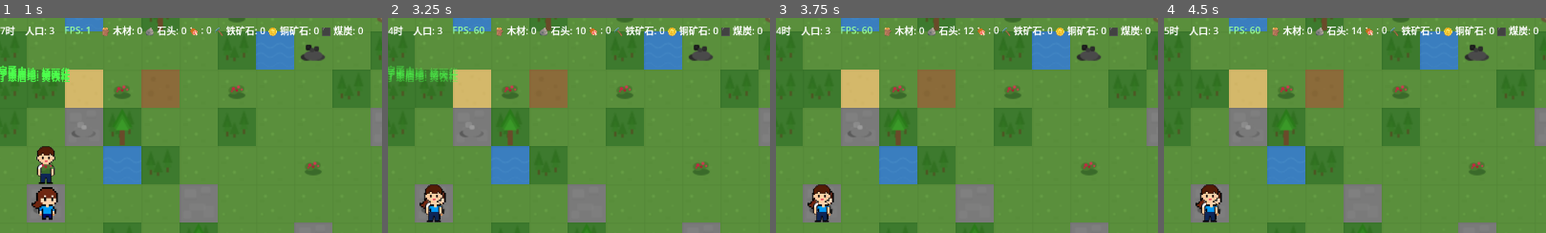
Above: before the commit, frames 1-4 (left to right).
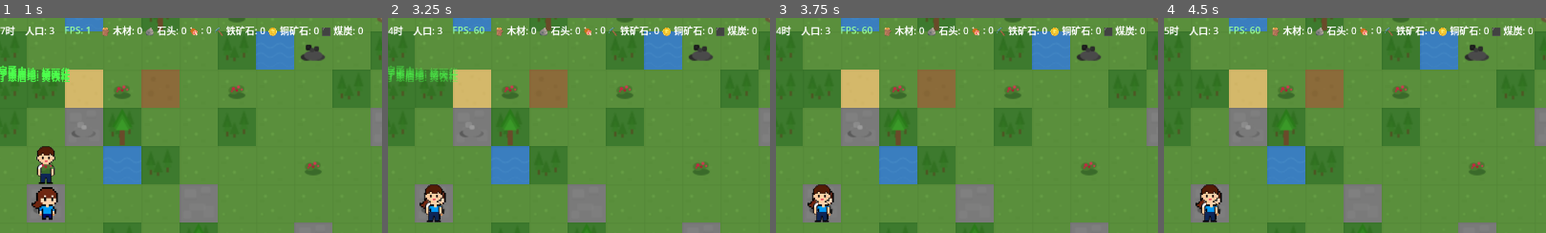
Above: after the commit, the same moments.

Repository: ZhanXuzhao/the-path-of-humanity
Game: Godot game, scene res://scenes/game.tscn
Same seed, same stepped clock (60 frames per second), same inputs: the game is played once before the commit and once after it.
Inputs:
- Up to frame 1 (1 s): click "×1" at 0.5 s
- Up to frame 2 (3.25 s): click "×2" at 1.25 s; click "×3" at 2 s; click "×5" at 2.75 s
- Up to frame 3 (3.75 s): click "⏸" at 3.5 s
- Up to frame 4 (4.5 s): click "▶" at 4.25 s
The pictures show only the part of the screen within x 6-56%, y 0-50%; the shares and areas given below are measured in that part.

Frame 1 is identical in both runs. In frame 2, 1.5% of the frame differs, in the area x 49-98%, y 3-9%; in frame 3, 1.5%; in frame 4, 1.5%.

Commit message:
feat: 定居者负重、自动存储、睡眠进食与置物架查看
- 采集物品先入背包，超重时自动存入附近置物架/仓库
- 无置物架则上交全局资源池
- 人物死亡时背包物品归还资源池
- 夜晚（18:00-6:00）空闲定居者自动去帐篷/房屋睡觉恢复精力
- 饥饿（饱食度<30）时按优先级：吃背包食物→置物架取食→采集浆果
- 左键点击置物架/仓库可查看物品列表与容量
- Esc 取消建筑选中状态
- 新增 SLEEPING/EATING 状态处理

Diff:
--- a/scenes/game.tscn
+++ b/scenes/game.tscn
@@ -196,6 +196,51 @@
 offset_right = 240.0
 offset_bottom = 84.0
 
+[node name="StoragePanel" type="Panel" parent="UI/HUD"]
+visible = false
+anchors_preset = 0
+offset_left = 8.0
+offset_top = 400.0
+offset_right = 260.0
+offset_bottom = 664.0
+theme_override_styles/panel = SubResource(2)
+
+[node name="ScrollContainer" type="ScrollContainer" parent="UI/HUD/StoragePanel"]
+offset_left = 4.0
+offset_top = 4.0
+offset_right = 248.0
+offset_bottom = 260.0
+
+[node name="VBox" type="VBoxContainer" parent="UI/HUD/StoragePanel/ScrollContainer"]
+offset_left = 0.0
+offset_top = 0.0
+offset_right = 240.0
+offset_bottom = 200.0
+
+[node name="NameLabel" type="Label" parent="UI/HUD/StoragePanel/ScrollContainer/VBox"]
+offset_right = 240.0
+offset_bottom = 24.0
+theme_override_constants/minimum_font_size = 18
+theme_override_colors/font_color = Color(0.6, 0.9, 0.6, 1)
+text = "置物架"
+
+[node name="CapacityLabel" type="Label" parent="UI/HUD/StoragePanel/ScrollContainer/VBox"]
+offset_top = 28.0
+offset_right = 240.0
+offset_bottom = 48.0
+theme_override_constants/minimum_font_size = 13
+text = "容量: 0/100"
+
+[node name="Sep" type="HSeparator" parent="UI/HUD/StoragePanel/ScrollContainer/VBox"]
+offset_top = 52.0
+offset_right = 240.0
+offset_bottom = 56.0
+
+[node name="ItemsContainer" type="VBoxContainer" parent="UI/HUD/StoragePanel/ScrollContainer/VBox"]
+offset_top = 60.0
+offset_right = 240.0
+offset_bottom = 60.0
+
 [node name="BuildMenu" type="Panel" parent="UI"]
 visible = false
 script = ExtResource("8_17ot")
--- a/scripts/core/game.gd
+++ b/scripts/core/game.gd
@@ -28,6 +28,11 @@
 signal settler_selected(settler)
 signal settler_deselected()
 
+# 选中建筑（置物架等）
+var selected_building_instance = null
+signal building_selected(building_instance)
+signal building_deselected()
+
 func _ready():
 	# 自动加载存档（静默读取，不弹通知）
 	if _gm.state != 1 and _gm._loaded_save_data.is_empty() and _gm.has_save_file():
@@ -76,6 +81,10 @@
 	# 检查选中的定居者是否还存活
 	if selected_settler != null and not is_instance_valid(selected_settler):
 		_deselect_settler()
+
+	# 定居者自主行为（进食、睡眠等）——每30帧检查一次避免频繁打断
+	if Engine.get_physics_frames() % 30 == 0:
+		_update_settler_autonomy()
 
 	# 分配任务给空闲定居者
 	_assign_ai_tasks()
@@ -169,8 +178,8 @@
 			1)
 
 # -------- 定居者选择 --------
-func _try_select_settler():
-	"""尝试在鼠标位置选择定居者"""
+func _try_select_settler() -> bool:
+	"""尝试在鼠标位置选择定居者，返回是否选中"""
 	var global_pos = get_global_mouse_position()
 
 	# 查找鼠标位置附近的定居者
@@ -187,8 +196,10 @@
 
 	if closest != null:
 		_select_settler(closest)
-	else:
-		_deselect_settler()
+		return true
+
+	_deselect_settler()
+	return false
 
 func _select_settler(settler):
 	"""选中定居者"""
@@ -209,11 +220,88 @@
 	selected_settler = null
 	settler_deselected.emit()
 
+# -------- 建筑点击选择（置物架查看） --------
+func _try_select_building():
+	"""尝试在鼠标位置选择建筑（置物架等有库存的建筑）"""
+	var global_pos = get_global_mouse_position()
+	var grid_pos = Vector2i(
+		floori(global_pos.x / world.tile_size),
+		floori(global_pos.y / world.tile_size)
+	)
+
+	var bld = building_system.get_building_at(grid_pos) if building_system else null
+	if bld == null or not bld.is_completed:
+		_deselect_building()
+		return
+
+	var data = bld.get_data()
+	if data == null or data.storage_capacity <= 0 or bld.inventory == null:
+		# 不是存储建筑，取消选中
+		_deselect_building()
+		return
+
+	_select_building(bld)
+
+func _select_building(bld):
+	"""选中存储建筑"""
+	if selected_building_instance == bld:
+		return
+	selected_building_instance = bld
+	building_selected.emit(bld)
+
+func _deselect_building():
+	"""取消选中建筑"""
+	selected_building_instance = null
+	building_deselected.emit()
+
+# ==================== 定居者自主AI系统 ====================
+
+func _update_settler_autonomy():
+	"""更新定居者自主行为（进食、睡眠等基本需求）"""
+	var is_night = not _gm.is_daytime()
+
+	for s in settlers:
+		if not is_instance_valid(s):
+			continue
+
+		# 跳过已经在执行非工作状态（进食/睡眠）的定居者
+		if s.state == Settler.SettlerState.SLEEPING or s.state == Settler.SettlerState.EATING:
+			continue
+
+		# 如果正在工作中，不打断（除非需求极低）
+		if s.state == Settler.SettlerState.WORKING or s.state == Settler.SettlerState.MOVING:
+			# 检查是否有紧急需求
+			if s.needs.get("hunger", 100) < 15 or s.needs.get("rest", 100) < 10:
+				s.complete_task()
+			else:
+				continue
+
+		# 1. 饥饿处理（饱食度 < 30 且空闲）
+		if s.needs.get("hunger", 100) < 30 and s.state == Settler.SettlerState.IDLE:
+			s.try_eat()
+			continue
+
+		# 2. 夜晚处理（天黑且空闲→去睡觉）
+		if is_night and s.needs.get("rest", 100) < 70 and s.state == Settler.SettlerState.IDLE:
+			var home = s.find_nearest_residential()
+			if not home.is_empty():
+				s.try_sleep(home.pos, home.world_pos)
+				continue
+			# 没有住所也尝试原地休息
+			if s.needs.get("rest", 100) < 30:
+				s.try_sleep(Vector2i.ZERO, s.position)
+				continue
+
 func _input(event):
 	if event.is_action_pressed("ui_cancel"):
 		# 有选中定居者时，Esc 取消选中
 		if selected_settler != null:
 			_deselect_settler()
+			return
+
+		# 有选中建筑时，Esc 取消
+		if selected_building_instance != null:
+			_deselect_building()
 			return
 
 		if build_mode:
@@ -247,7 +335,10 @@
 
 	# 定居者点击选择（非建造模式下的左键单击）
 	if event.is_action_pressed("left_click") and not build_mode:
-		_try_select_settler()
+		# 先尝试选定居者，若没选到则尝试选中建筑
+		var had_settler = _try_select_settler()
+		if not had_settler:
+			_try_select_building()
 
 	# 快捷键 B：打开/关闭建造菜单
 	if event is InputEventKey and event.pressed and not event.echo:
--- a/scripts/entities/settler.gd
+++ b/scripts/entities/settler.gd
@@ -160,6 +160,10 @@
 			_move_towards(delta)
 		SettlerState.WORKING:
 			_execute_work(delta)
+		SettlerState.SLEEPING:
+			_tick_sleep(delta)
+		SettlerState.EATING:
+			_tick_eat(delta)
 
 # -------- 选中状态 --------
 func set_selected(selected: bool):
@@ -203,10 +207,17 @@
 		position += offset.normalized() * move_speed * delta
 	else:
 		position = target_world_pos
-		# 到达目标，如果是工作类任务则开始工作
+		# 到达目标，根据任务类型切换状态
 		if current_task != null:
-			state = SettlerState.WORKING
-			work_accumulator = 0.0
+			var task_type = current_task.get("type", "")
+			match task_type:
+				"SLEEP":
+					_tick_go_sleep()
+				"EAT_FROM_RACK":
+					_tick_eat_from_rack()
+				_:
+					state = SettlerState.WORKING
+					work_accumulator = 0.0
 		else:
 			state = SettlerState.IDLE
 
@@ -240,6 +251,12 @@
 			_tick_construct()
 		"CRAFT":
 			_tick_craft()
+		"STORE":
+			_tick_store()
+		"EAT_FROM_RACK":
+			_tick_eat_from_rack()
+		"SLEEP":
+			_tick_go_sleep()
 
 func _tick_harvest():
 	"""执行一次采集工作"""
@@ -255,12 +272,16 @@
 		complete_task()
 		return
 
-	# 采集到的物品直接上交到聚居地资源库
 	var item_id = result.item_id
 	var amount = result.amount
 	var gm = get_node("/root/GameManager")
-	if gm:
-		gm.add_resource(item_id, amount)
+
+	# 采集到背包（优先放入个人背包）
+	inventory.add_item(item_id, amount)
+
+	# 检查是否超重，超重则自动存储到附近置物架
+	if is_overweight():
+		_store_excess_to_storage()
 
 	# 增加经验
 	add_skill_experience(current_task.get("skill", ""), 1.0)
@@ -362,6 +383,361 @@
 	# 没有找到对应的活跃任务
 	complete_task()
 
+# -------- 库存负重管理 --------
+func get_inventory_weight() -> float:
+	"""计算背包中所有物品的总重量"""
+	var total = 0.0
+	for stack in inventory.items:
+		var data = stack.get_data()
+		if data:
+			total += data.weight * stack.amount
+	return total
+
+func is_overweight() -> bool:
+	"""是否超过负重上限"""
+	return get_inventory_weight() > carry_capacity
+
+func _store_excess_to_storage():
+	"""将背包中超重的部分存入附近置物架，若无可用的则上交全局"""
+	var game = get_node_or_null("/root/Game")
+	if game == null or game.building_system == null:
+		# 没有存储系统，直接上交全局
+		_dump_inventory_to_global()
+		return
+
+	# 找附近已完成的存储建筑（置物架/仓库）
+	var storage_buildings = _find_nearby_storage()
+	if storage_buildings.is_empty():
+		_dump_inventory_to_global()
+		return
+
+	# 从最近的存储建筑开始尝试存入
+	for bld in storage_buildings:
+		if bld.inventory == null or bld.inventory.is_full():
+			continue
+
+		# 把背包物品转移到置物架（只转移超重部分）
+		var to_store = []
+		var weight = get_inventory_weight()
+		var target_weight = carry_capacity * 0.7  # 降到70%负重
+
+		for i in range(inventory.items.size() - 1, -1, -1):
+			if weight <= target_weight:
+				break
+			var stack = inventory.items[i]
+			if stack == null:
+				continue
+			var data = stack.get_data()
+			if data == null:
+				continue
+			var stack_weight = data.weight * stack.amount
+			if weight - stack_weight >= target_weight:
+				# 整组转移
+				var remaining = bld.inventory.add_item(stack.item_id, stack.amount)
+				if remaining < stack.amount:
+					inventory.remove_item(stack.item_id, stack.amount - remaining)
+					weight -= stack_weight - remaining * data.weight
+			else:
+				# 转移部分
+				var move_count = floori((weight - target_weight) / data.weight)
+				move_count = max(1, move_count)
+				var remaining = bld.inventory.add_item(stack.item_id, move_count)
+				var actual = move_count - remaining
+				if actual > 0:
+					inventory.remove_item(stack.item_id, actual)
+					weight -= actual * data.weight
+
+		if not is_overweight():
+			break
+
+func _dump_inventory_to_global():
+	"""背包物品全部上交全局资源（兜底方案）"""
+	var gm = get_node("/root/GameManager")
+	if gm == null:
+		return
+	for i in range(inventory.items.size() - 1, -1, -1):
+		var stack = inventory.items[i]
+		if stack:
+			gm.add_resource(stack.item_id, stack.amount)
+	inventory.clear()
+
+func _find_nearby_storage(max_dist: float = 300.0) -> Array:
+	"""查找附近有空间的存储建筑，按距离排序"""
+	var game = get_node_or_null("/root/Game")
+	if game == null or game.building_system == null:
+		return []
+
+	var result = []
+	for bld in game.building_system.get_all_buildings():
+		if not bld.is_completed:
+			continue
+		var data = bld.get_data()
+		if data == null or data.storage_capacity <= 0:
+			continue
+		if bld.inventory == null or bld.inventory.is_full():
+			continue
+		var center = _bld_world_center(bld)
+		var dist = position.distance_to(center)
+		if dist <= max_dist:
+			result.append({"bld": bld, "dist": dist})
+
+	result.sort_custom(func(a, b): return a.dist < b.dist)
+	var sorted = []
+	for entry in result:
+		sorted.append(entry.bld)
+	return sorted
+
+func _bld_world_center(bld) -> Vector2:
+	"""获取建筑的世界坐标中心"""
+	var game = get_node_or_null("/root/Game")
+	if game == null or game.world == null:
+		return Vector2.ZERO
+	var ts = game.world.tile_size
+	var size = bld.get_size()
+	return Vector2(
+		bld.grid_pos.x * ts + size.x * ts / 2.0,
+		bld.grid_pos.y * ts + size.y * ts / 2.0
+	)
+
+# -------- 存储任务（搬运） --------
+func _tick_store():
+	"""执行一次存储工作"""
+	var game = get_node_or_null("/root/Game")
+	if game == null:
+		complete_task()
+		return
+
+	var target_bld_pos: Vector2i = current_task.get("target_bld_pos", Vector2i.ZERO)
+	var item_id: String = current_task.get("item_id", "")
+	var amount: int = current_task.get("amount", 0)
+
+	if item_id == "" or amount <= 0:
+		complete_task()
+		return
+
+	# 从背包移除物品并存入建筑
+	var bld = game.building_system.get_building_at(target_bld_pos)
+	if bld == null or bld.inventory == null:
+		complete_task()
+		return
+
+	var removed = inventory.remove_item(item_id, amount)
+	if removed > 0:
+		bld.inventory.add_item(item_id, removed)
+
+	complete_task()
+
+# -------- 睡眠系统 --------
+func try_sleep(bld_pos: Vector2i, world_pos: Vector2):
+	"""尝试去睡觉"""
+	current_task = {"type": "SLEEP", "target_bld_pos": bld_pos}
+	target_world_pos = world_pos
+	state = SettlerState.MOVING
+
+func _tick_go_sleep():
+	"""移动到睡眠位置后开始睡觉"""
+	var game = get_node_or_null("/root/Game")
+	if game == null or game.building_system == null:
+		complete_task()
+		return
+	var bld_pos: Vector2i = current_task.get("target_bld_pos", Vector2i.ZERO)
+	var bld = game.building_system.get_building_at(bld_pos)
+	if bld == null:
+		complete_task()
+		return
+	state = SettlerState.SLEEPING
+
+func _tick_sleep(delta):
+	"""睡眠中恢复精力"""
+	var gm = get_node("/root/GameManager")
+	var delta_hours = 1.0
+	if gm:
+		delta_hours = gm.time_speed * delta * (24.0 / gm.day_length)
+
+	# 快速恢复精力
+	modify_need("rest", delta_hours * 15.0)
+
+	# 检查是否天亮了或精力已满
+	if needs["rest"] >= 95.0:
+		complete_task()
+		state = SettlerState.IDLE
+		return
+
+	# 检查是否白天了
+	if gm:
+		var hour = int(gm.game_time)
+		if hour >= 6 and hour < 18:
+			complete_task()
+			state = SettlerState.IDLE
+
+func find_nearest_residential() -> Dictionary:
+	"""查找最近的居住建筑（帐篷/房屋），返回{pos, world_pos}"""
+	var game = get_node_or_null("/root/Game")
+	if game == null or game.building_system == null:
+		return {}
+
+	var residential_ids = ["tent", "house"]
+	var best = null
+	var best_dist = INF
+
+	for bld in game.building_system.get_all_buildings():
+		if not bld.is_completed:
+			continue
+		if bld.building_id in residential_ids:
+			var center = _bld_world_center(bld)
+			var dist = position.distance_squared_to(center)
+			if dist < best_dist:
+				best_dist = dist
+				best = {"pos": bld.grid_pos, "world_pos": center}
+
+	return best if best else {}
+
+# -------- 进食系统 --------
+func try_eat():
+	"""尝试进食——检查背包食物、置物架食物、或去采集"""
+	var game = get_node_or_null("/root/Game")
+	if game == null:
+		return
+
+	# 1. 先吃背包里的食物
+	var food_ids = ["berry", "cooked_meat", "raw_meat", "bread", "vegetable_soup"]
+	for food_id in food_ids:
+		if inventory.has_item(food_id, 1):
+			var removed = inventory.remove_item(food_id, 1)
+			if removed > 0:
+				var data = ItemDefinitions.get_item(food_id)
+				var nutrition = data.nutrition if data else 10.0
+				modify_need("hunger", nutrition)
+				state = SettlerState.EATING
+				# 将进食动画计时器设为2秒
+				_eat_timer = 2.0
+				return
+
+	# 2. 背包没食物，找置物架
+	var food_source = _find_food_in_storage()
+	if food_source != null:
+		var center = _bld_world_center(food_source.bld)
+		current_task = {
+			"type": "EAT_FROM_RACK",
+			"target_bld_pos": food_source.bld.grid_pos,
+			"food_id": food_source.food_id,
+			"target_world_pos": center
+		}
+		target_world_pos = center
+		state = SettlerState.MOVING
+		return
+
+	# 3. 都没有的话，去找浆果丛采集
+	_find_and_harvest_berries()
+
+var _eat_timer: float = 0.0
+
+func _tick_eat(delta):
+	"""进食中恢复饱食度"""
+	if _eat_timer > 0:
+		_eat_timer -= delta
+		if _eat_timer <= 0:
+			complete_task()
+			state = SettlerState.IDLE
+
+func _tick_eat_from_rack():
+	"""从置物架取食物并进食"""
+	var game = get_node_or_null("/root/Game")
+	if game == null or game.building_system == null:
+		complete_task()
+		return
+
+	var bld_pos: Vector2i = current_task.get("target_bld_pos", Vector2i.ZERO)
+	var food_id: String = current_task.get("food_id", "")
+	if food_id == "":
+		complete_task()
+		return
+
+	var bld = game.building_system.get_building_at(bld_pos)
+	if bld == null or bld.inventory == null:
+		complete_task()
+		return
+
+	# 从置物架取一份食物
+	var removed = bld.inventory.remove_item(food_id, 1)
+	if removed > 0:
+		var data = ItemDefinitions.get_item(food_id)
+		var nutrition = data.nutrition if data else 10.0
+		modify_need("hunger", nutrition)
+		_eat_timer = 2.0
+		state = SettlerState.EATING
+	else:
+		complete_task()
+		state = SettlerState.IDLE
+
+func _find_food_in_storage() -> Dictionary:
+	"""在附近的存储建筑中查找食物，返回{bld, food_id}"""
+	var game = get_node_or_null("/root/Game")
+	if game == null or game.building_system == null:
+		return {}
+
+	var food_ids = ["berry", "cooked_meat", "raw_meat", "bread", "vegetable_soup"]
+	var storage_buildings = _find_nearby_storage(400.0)
+
+	for bld in storage_buildings:
+		if bld.inventory == null:
+			continue
+		for food_id in food_ids:
+			if bld.inventory.has_item(food_id, 1):
+				return {"bld": bld, "food_id": food_id}
+
+	return {}
+
+func _find_and_harvest_berries():
+	"""找最近的浆果丛去采集"""
+	var game = get_node_or_null("/root/Game")
+	if game == null or game.world == null:
+		return
+
+	# 搜索周围区块找浆果丛
+	var search_radius = 4
+	var center_chunk = game.world.global_to_chunk(Vector2i(
+		int(position.x / game.world.tile_size),
+		int(position.y / game.world.tile_size)
+	))
+
+	var best_pos = null
+	var best_dist = INF
+
+	for cx in range(center_chunk.x - search_radius, center_chunk.x + search_radius + 1):
+		for cy in range(center_chunk.y - search_radius, center_chunk.y + search_radius + 1):
+			var chunk_pos = Vector2i(cx, cy)
+			game.world.ensure_chunk_generated(chunk_pos)
+			var chunk = game.world.get_chunk(chunk_pos)
+			if not chunk.is_generated:
+				continue
+			for local_pos in chunk.resources:
+				var dep = chunk.resources[local_pos]
+				if dep == null or dep.amount <= 0:
+					continue
+				if dep.type != game.world.ResourceNodeType.BERRY_BUSH:
+					continue
+				var global_pos = chunk_pos * game.world.CHUNK_SIZE + local_pos
+				var world_pos = Vector2(
+					global_pos.x * game.world.tile_size + game.world.tile_size / 2.0,
+					global_pos.y * game.world.tile_size + game.world.tile_size / 2.0
+				)
+				var dist = position.distance_squared_to(world_pos)
+				if dist < best_dist:
+					best_dist = dist
+					best_pos = {"global_pos": global_pos, "world_pos": world_pos}
+
+	if best_pos != null:
+		current_task = {
+			"type": "HARVEST",
+			"target_pos": best_pos.global_pos,
+			"target_world_pos": best_pos.world_pos,
+			"skill": "woodcutting",
+			"priority": 4,
+		}
+		target_world_pos = best_pos.world_pos
+		state = SettlerState.MOVING
+
 func _randomize_name():
 	var first_names_male = ["阿明", "大壮", "铁柱", "志强", "建国"]
 	var first_names_female = ["小芳", "阿珍", "翠花", "秀英", "丽华"]
@@ -453,6 +829,14 @@
 	hp = min(max_hp, hp + amount)
 
 func die():
+	# 死亡时把背包物品掉到地上（放到全局资源池作为简化）
+	var gm = get_node("/root/GameManager")
+	if gm and inventory:
+		for stack in inventory.items:
+			gm.add_resource(stack.item_id, stack.amount)
+	var game = get_node_or_null("/root/Game")
+	if game:
+		game.settlers.erase(self)
 	queue_free()
 
 # -------- 序列化 --------
--- a/scripts/ui/hud.gd
+++ b/scripts/ui/hud.gd
@@ -24,6 +24,12 @@
 @onready var settler_hp_bar: ProgressBar = $SettlerInfoPanel/ScrollContainer/VBox/HpBarHBox/HPBar
 @onready var settler_hp_label: Label = $SettlerInfoPanel/ScrollContainer/VBox/HpBarHBox/HPLabel
 @onready var settler_needs_container: VBoxContainer = $SettlerInfoPanel/ScrollContainer/VBox/NeedsContainer
+
+# 存储建筑信息面板
+@onready var storage_panel: Panel = $StoragePanel
+@onready var storage_name_label: Label = $StoragePanel/ScrollContainer/VBox/NameLabel
+@onready var storage_capacity_label: Label = $StoragePanel/ScrollContainer/VBox/CapacityLabel
+@onready var storage_items_container: VBoxContainer = $StoragePanel/ScrollContainer/VBox/ItemsContainer
 
 var game_manager
 var notification_scene = load("res://scenes/ui/notification.tscn")
@@ -81,6 +87,8 @@
 	if game:
 		game.settler_selected.connect(_on_settler_selected)
 		game.settler_deselected.connect(_on_settler_deselected)
+		game.building_selected.connect(_on_building_selected)
+		game.building_deselected.connect(_on_building_deselected)
 
 func _on_settler_selected(settler):
 	"""选中定居者时显示信息面板"""
@@ -92,6 +100,62 @@
 	"""取消选中时隐藏信息面板"""
 	settler_info_panel.visible = false
 	_tracked_settler = null
+
+# -------- 存储建筑面板 --------
+func _on_building_selected(bld):
+	"""选中存储建筑时显示物品列表"""
+	# 取消定居者选中以免冲突
+	if settler_info_panel.visible:
+		_on_settler_deselected()
+		var game = get_node("/root/Game")
+		if game:
+			game.selected_settler = null
+
+	storage_panel.visible = true
+	_update_storage_panel(bld)
+
+func _on_building_deselected():
+	"""取消选中建筑"""
+	storage_panel.visible = false
+
+func _update_storage_panel(bld):
+	"""更新存储建筑面板内容"""
+	if not is_instance_valid(bld):
+		return
+
+	var data = bld.get_data()
+	storage_name_label.text = data.name if data else "存储"
+
+	# 容量信息
+	var used = bld.inventory.get_total_items() if bld.inventory else 0
+	var cap = bld.inventory.capacity if bld.inventory else 0
+	storage_capacity_label.text = "容量: %d/%d" % [used, cap]
+
+	# 物品列表
+	for child in storage_items_container.get_children():
+		child.queue_free()
+
+	if bld.inventory == null or bld.inventory.is_empty():
+		var empty_label = Label.new()
+		empty_label.text = "  (空)"
+		empty_label.add_theme_color_override("font_color", Color(0.6, 0.6, 0.6))
+		storage_items_container.add_child(empty_label)
+		return
+
+	for stack in bld.inventory.items:
+		var item_data = ItemDefinitions.get_item(stack.item_id)
+		var name_str = item_data.name if item_data else stack.item_id
+		var hbox = HBoxContainer.new()
+		var icon_label = Label.new()
+		icon_label.text = "•"
+		icon_label.custom_minimum_size = Vector2(16, 0)
+		var name_label = Label.new()
+		name_label.text = "%s × %d" % [name_str, stack.amount]
+		name_label.add_theme_color_override("font_color", Color(0.9, 0.9, 0.9))
+		name_label.add_theme_constant_override("minimum_font_size", 12)
+		hbox.add_child(icon_label)
+		hbox.add_child(name_label)
+		storage_items_container.add_child(hbox)
 
 func _update_population():
 	"""更新人口显示"""
@@ -168,6 +232,12 @@
 		if game:
 			game.selected_settler = null
 
+	# 定时更新存储面板信息
+	if Engine.get_physics_frames() % 30 == 0 and storage_panel.visible:
+		var game = get_node("/root/Game")
+		if game and game.selected_building_instance:
+			_update_storage_panel(game.selected_building_instance)
+
 	# 定时更新人口（不每帧刷新）
 	if Engine.get_physics_frames() % 60 == 0:
 		_update_population()
